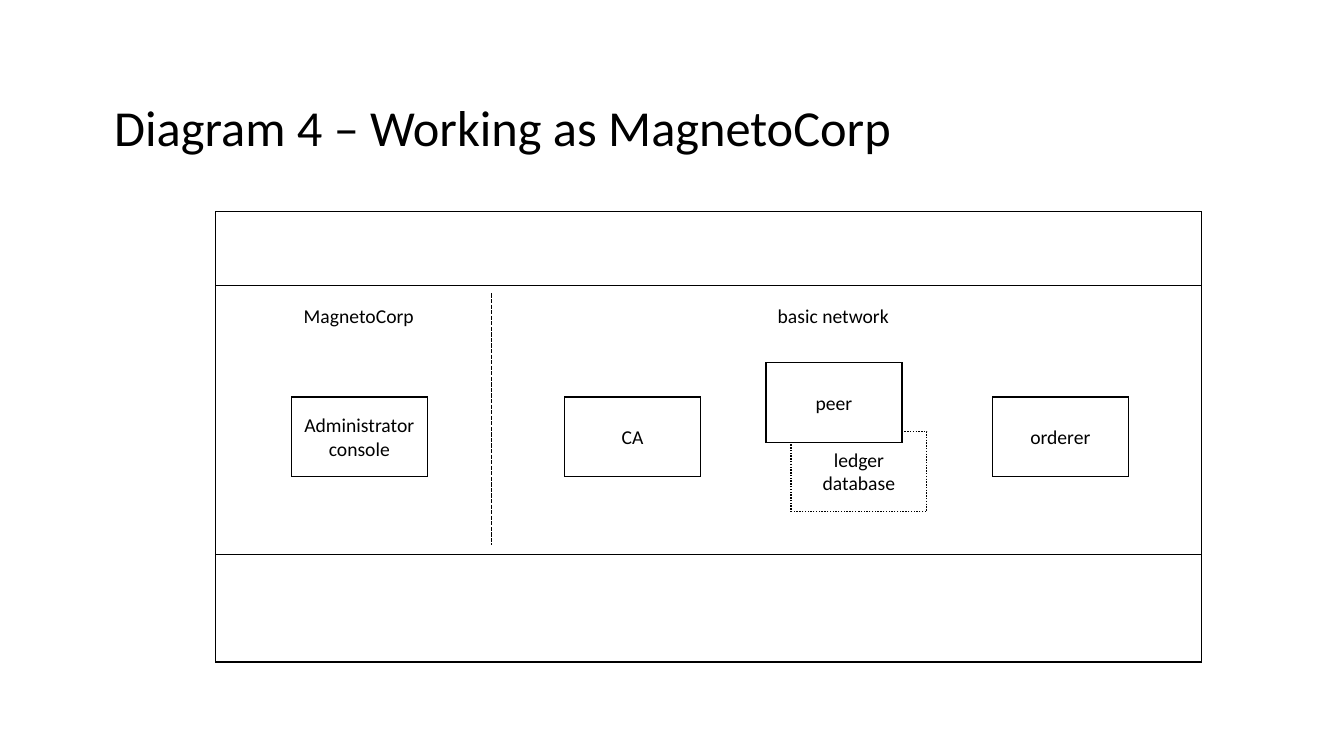
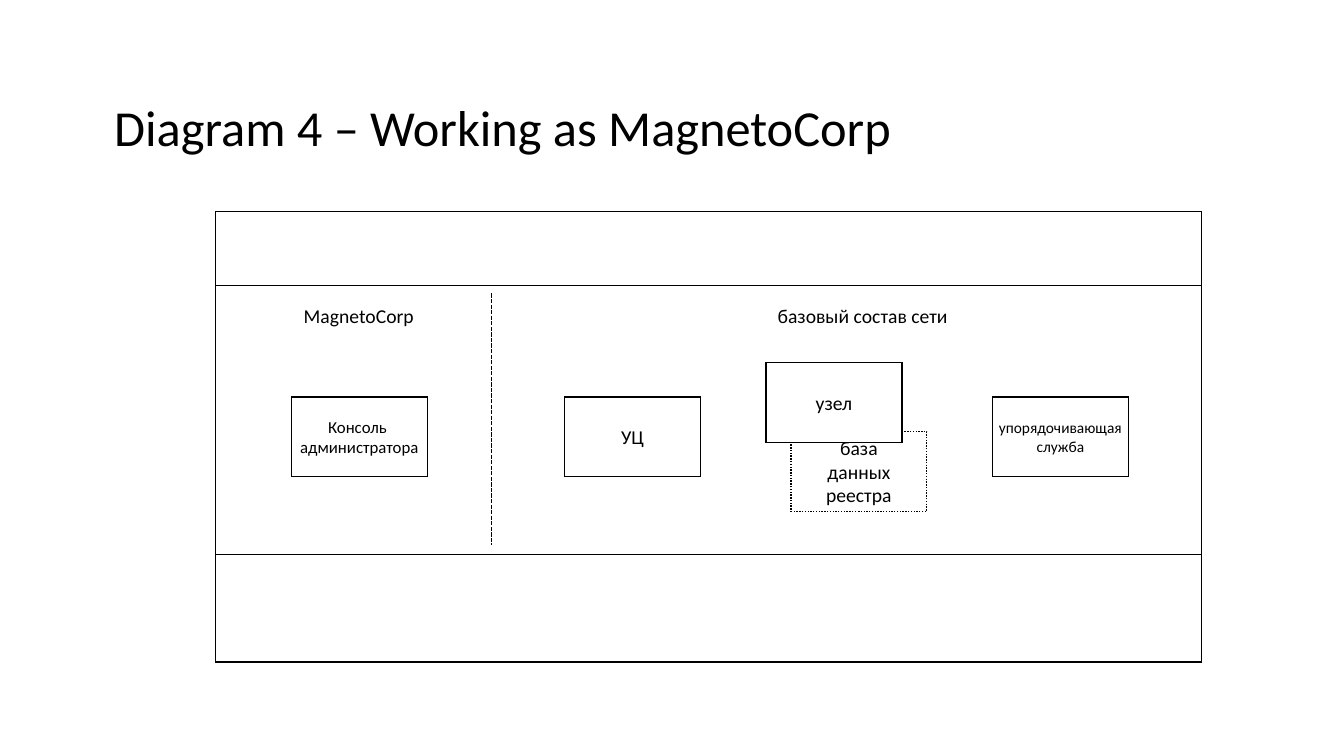
Before and after one commit to hyperledger/fabric-docs-i18n, a slide deck: slide 9 of docs/locale/ru_RU/source/tutorial/diagrams.pptx. Drawn at 1344x756 pixels with LibreOffice and Linux fonts; fonts in the diff are those of the drawing. Boxes give left, top, right and bottom in pixels: in the first picture for what was removed or moved away, otherwise in the second. Text is boxed around its words. In the diff, an @@ line names an element or a change of style, - is before the commit and + after.

```diff
--- a/docs/locale/ru_RU/source/tutorial/diagrams.pptx
+++ b/docs/locale/ru_RU/source/tutorial/diagrams.pptx
@@ text at <box>778,309,947,323</box>: text changed @@
-basic network
+базовый состав сети
@@ text in rectangle at <box>816,400,853,413</box>: text changed @@
-peer
+узел
@@ text in rectangle at <box>300,422,418,456</box>: text changed; size 14 to 12 pt @@
-Administrator
-console
+Консоль
+администратора
@@ text in rectangle at <box>621,431,644,447</box>: text changed @@
-CA
+УЦ
@@ text in rectangle at <box>826,442,891,505</box>: text changed @@
-ledger database
+база
+данных
+реестра
@@ text in rectangle at <box>999,425,1122,455</box>: text changed; size 14 to 11 pt @@
-orderer
+упорядочивающая служба
```
Also in this commit, not shown: 11 other slides changed, 12 other files.
